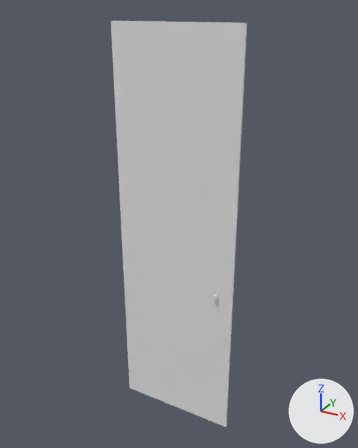
A saved change to the FBX model Enfusion/Stores/ATB/Objects/Display_Fridge_door/Display_Fridge_door.fbx.
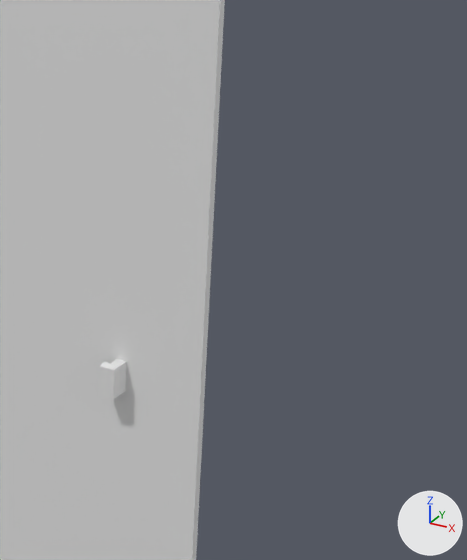
Each version is shown whole from a 50 mm lens placed at (1.252, -2.182, 2.126), pointed at (0.297, -0.446, 1.259), then close up on the part from 54% to 80% of the width and 49% to 75% of the height. The axes (+X, +Y, +Z) are drawn at lower right. The lights are the same throughout. The older version's two pictures come first.

The scene before the commit, as lines of its bpy script (objects in view):
```python
me_cube_023 = bpy.data.meshes.new('Cube.023')
me_cube_023.from_pydata(...)  # 20 vertices, 16 faces; spans x 0.02..0.58, y -0.51..-0.48, z 0.26..2.07
# faces by material slot: [6, 10]
me_cube_023.materials.append(mat_glass)  # white #e7e7e7
me_cube_023.materials.append(mat_material)  # white #e7e7e7
ob_display_fridge_door = bpy.data.objects.new('Display_Fridge_door', me_cube_023)
ob_display_fridge_door.location = (0.0, 0.0, 0.0)
```
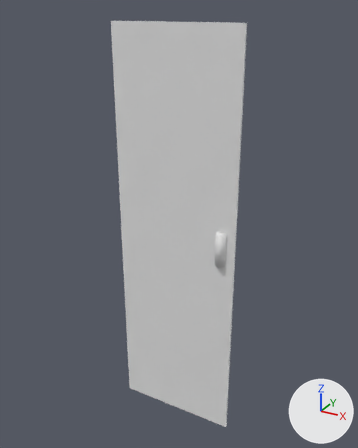
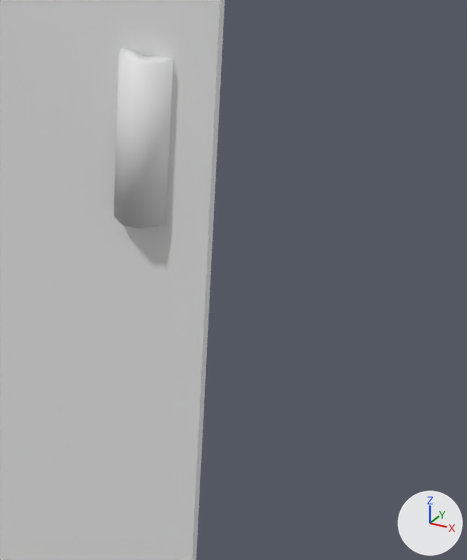
The newer file is also turned or shifted as a whole; pictures and numbers use the older file's frame.

Changed parts and their boxes [x1, y1, x2, y2] in the close-ups (467 x 560 px):
'Door_handler', added: after [114, 48, 173, 229]
part 1 of me_cube_023, deleted: before [99, 359, 127, 399]

Edits to the bpy script that builds the scene:
```text
Change me_cube_023:
    used by ob_display_fridge_door; location = (0.0, 0.0, 0.0)
    remove me_cube_023.from_pydata(...)  # 20 vertices, 16 faces; spans x 0.02..0.58, y -0.51..-0.48, z 0.26..2.07
    add me_cube_023.from_pydata(...)  # 8 vertices, 6 faces; spans x 0.02..0.58, y -0.49..-0.48, z 0.26..2.07
    me_cube_023 part 1: the loose piece of 12 vertices spanning x 0.49..0.51, y -0.51..-0.49, z 0.96..0.99 is deleted
    remove me_cube_023.materials.append(mat_material)  # white #e7e7e7
Add me_cube_024:
    me_cube_024.from_pydata(...)  # 28 vertices, 26 faces; spans x 0.1929..0.2429, y -0.0282..0.0218, z -0.0347..0.1153
Add ob_door_handler:
    ob_door_handler = bpy.data.objects.new('Door_handler', me_cube_024)
    ob_door_handler.location = (0.3001, -0.4855, 1.1694)
```
